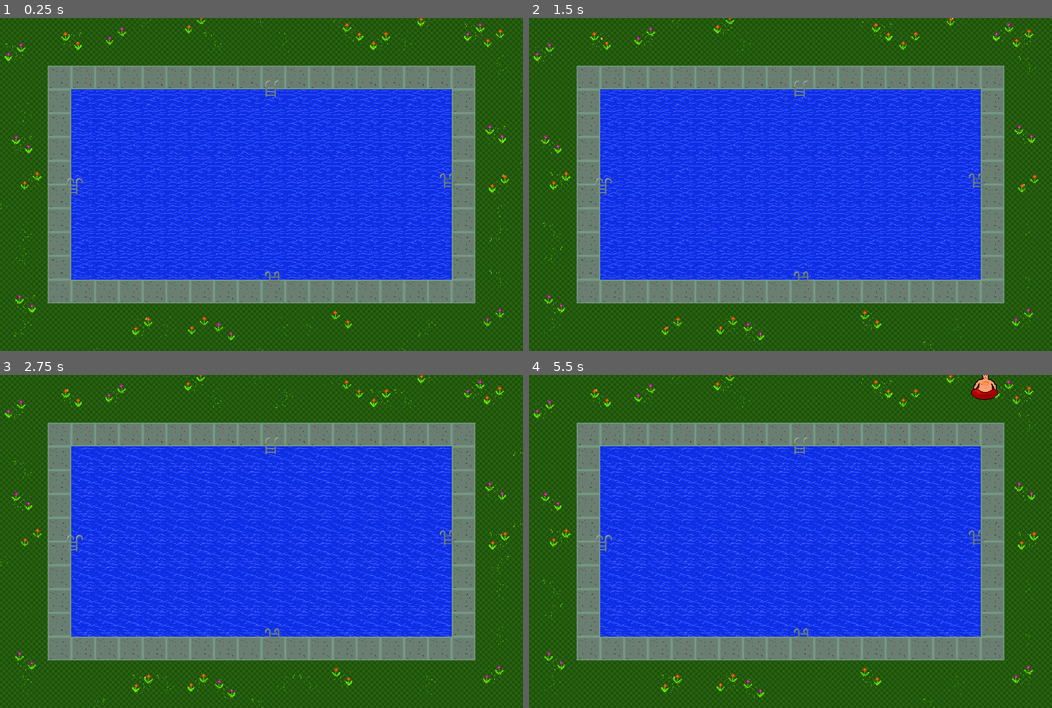
Above: before the commit, frames 1-4 (two rows, left to right).
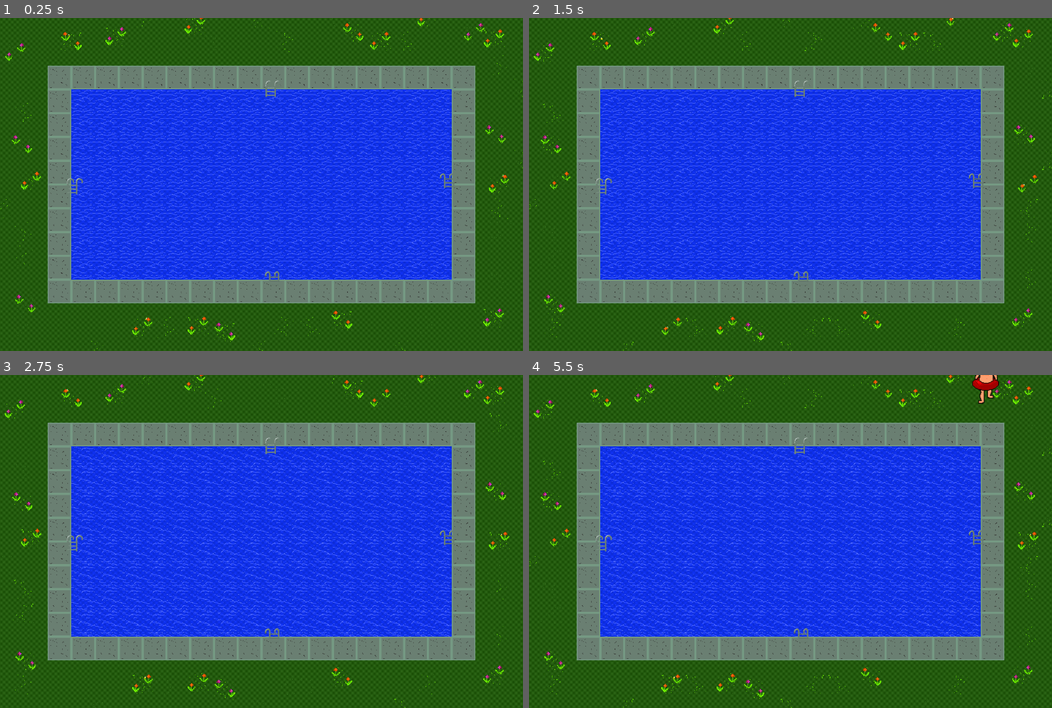
Above: after the commit, the same moments.

Repository: Plukers/ldjam42
Game: Godot game, scene res://Game.tscn
Same seed, same stepped clock (60 frames per second), same inputs: the game is played once before the commit and once after it.
Inputs (mouse positions are in pixels of both pictures, inside the frame that each line leads up to):
- Up to frame 1 (0.25 s): no input
- Up to frame 2 (1.5 s): move the mouse to (905, 167) at 0.52 s; press the mouse at (905, 167) at 0.53 s; tap Enter at 1.25 s; move the mouse to (685, 201) at 1.27 s; release the mouse at (685, 201) at 1.28 s; click (685, 201) at 1.35 s
- Up to frame 3 (2.75 s): move the mouse to (313, 468) at 2.02 s; press the mouse at (313, 468) at 2.03 s
- Up to frame 4 (5.5 s): tap Space at 2.75 s; move the mouse to (764, 608) at 2.77 s; release the mouse at (764, 608) at 2.78 s; click (764, 608) at 2.85 s; move the mouse to (947, 591) at 3.52 s; press the mouse at (947, 591) at 3.53 s; tap Enter at 4.25 s; move the mouse to (633, 491) at 4.27 s; release the mouse at (633, 491) at 4.28 s; click (633, 491) at 4.35 s; move the mouse to (816, 541) at 5.02 s; press the mouse at (816, 541) at 5.03 s

The runs differ from the first frame. In frame 1, 0.6% of the frame differs, in the area x 0-100%, y 0-100%; in frame 2, 0.6%; in frame 3, 0.6%; in frame 4, 0.9%.

Commit message:
add correct behaviour of swimmer if crying and dead

Diff:
--- a/Pool/Pool.tscn
+++ b/Pool/Pool.tscn
@@ -21,7 +21,7 @@
 [sub_resource type="RectangleShape2D" id=3]
 
 custom_solver_bias = 0.0
-extents = Vector2( 496, 240 )
+extents = Vector2( 496, 234.65 )
 
 [node name="Pool" type="Node2D"]
 
@@ -60,84 +60,82 @@
 
 [node name="Flowers" parent="Art/Flowers" index="0" instance=ExtResource( 2 )]
 
-frame = 1
-
 [node name="Flowers2" parent="Art/Flowers" index="1" instance=ExtResource( 2 )]
 
 position = Vector2( 1334.04, 314.673 )
-frame = 1
 flip_h = true
 
 [node name="Flowers3" parent="Art/Flowers" index="2" instance=ExtResource( 2 )]
 
 position = Vector2( 59.4024, 341.938 )
-frame = 1
 flip_h = true
 
 [node name="Flowers4" parent="Art/Flowers" index="3" instance=ExtResource( 2 )]
 
 position = Vector2( 1277.23, 39.7519 )
-frame = 1
 
 [node name="Flowers5" parent="Art/Flowers" index="4" instance=ExtResource( 2 )]
 
 position = Vector2( 68.4907, 771.36 )
-frame = 1
 flip_h = true
 
 [node name="Flowers6" parent="Art/Flowers" index="5" instance=ExtResource( 2 )]
 
 position = Vector2( 604.7, 846.338 )
+frame = 1
 flip_h = true
 
 [node name="Flowers7" parent="Art/Flowers" index="6" instance=ExtResource( 2 )]
 
 position = Vector2( 1329.49, 807.713 )
+frame = 1
 
 [node name="Flowers8" parent="Art/Flowers" index="7" instance=ExtResource( 2 )]
 
 position = Vector2( 311.603, 51.1123 )
+frame = 1
 
 [node name="Flowers9" parent="Art/Flowers" index="8" instance=ExtResource( 3 )]
 
 position = Vector2( 524.57, 20.4356 )
-frame = 3
+frame = 1
 _sections_unfolded = [ "Transform" ]
 
 [node name="Flowers10" parent="Art/Flowers" index="9" instance=ExtResource( 3 )]
 
 position = Vector2( 1329.6, 57.1796 )
-frame = 3
+frame = 1
 _sections_unfolded = [ "Transform" ]
 
 [node name="Flowers11" parent="Art/Flowers" index="10" instance=ExtResource( 3 )]
 
 position = Vector2( 920.403, 813.772 )
-frame = 3
+frame = 1
 flip_h = true
 _sections_unfolded = [ "Transform" ]
 
 [node name="Flowers12" parent="Art/Flowers" index="11" instance=ExtResource( 3 )]
 
 position = Vector2( 532.921, 830.474 )
-frame = 3
+frame = 1
 _sections_unfolded = [ "Transform" ]
 
 [node name="Flowers13" parent="Art/Flowers" index="12" instance=ExtResource( 3 )]
 
 position = Vector2( 83.6417, 439.651 )
+frame = 0
 _sections_unfolded = [ "Transform" ]
 
 [node name="Flowers14" parent="Art/Flowers" index="13" instance=ExtResource( 3 )]
 
 position = Vector2( 950.467, 40.4778 )
+frame = 0
 flip_h = true
 _sections_unfolded = [ "Transform" ]
 
 [node name="Flowers15" parent="Art/Flowers" index="14" instance=ExtResource( 3 )]
 
 position = Vector2( 1024, 64 )
-frame = 0
 _sections_unfolded = [ "Transform" ]
 
 [node name="Flowers16" parent="Art/Flowers" index="15" instance=ExtResource( 4 )]
@@ -181,152 +179,144 @@
 [node name="Meadow" parent="Art/Meadow" index="0" instance=ExtResource( 6 )]
 
 position = Vector2( 384, 0 )
+frame = 0
 _sections_unfolded = [ "Transform" ]
 
 [node name="Meadow2" parent="Art/Meadow" index="1" instance=ExtResource( 6 )]
 
 position = Vector2( 576, 64 )
-frame = 1
+frame = 3
 _sections_unfolded = [ "Transform" ]
 
 [node name="Meadow23" parent="Art/Meadow" index="2" instance=ExtResource( 6 )]
 
 position = Vector2( 704, 0 )
-frame = 0
 flip_h = true
 _sections_unfolded = [ "Transform" ]
 
 [node name="Meadow24" parent="Art/Meadow" index="3" instance=ExtResource( 6 )]
 
 position = Vector2( 768, 64 )
-frame = 0
 flip_v = true
 _sections_unfolded = [ "Transform" ]
 
 [node name="Meadow3" parent="Art/Meadow" index="4" instance=ExtResource( 6 )]
 
 position = Vector2( 896, 0 )
-frame = 1
+frame = 3
 _sections_unfolded = [ "Transform" ]
 
 [node name="Meadow4" parent="Art/Meadow" index="5" instance=ExtResource( 6 )]
 
 position = Vector2( 1088, 64 )
-frame = 0
 _sections_unfolded = [ "Transform" ]
 
 [node name="Meadow5" parent="Art/Meadow" index="6" instance=ExtResource( 6 )]
 
 position = Vector2( 64, 256 )
-frame = 0
 _sections_unfolded = [ "Transform" ]
 
 [node name="Meadow6" parent="Art/Meadow" index="7" instance=ExtResource( 6 )]
 
 position = Vector2( 0, 512 )
-frame = 0
 flip_v = true
 _sections_unfolded = [ "Transform" ]
 
 [node name="Meadow7" parent="Art/Meadow" index="8" instance=ExtResource( 6 )]
 
 position = Vector2( 64, 576 )
+frame = 0
 _sections_unfolded = [ "Transform" ]
 
 [node name="Meadow8" parent="Art/Meadow" index="9" instance=ExtResource( 6 )]
 
 position = Vector2( 64, 640 )
+frame = 0
 flip_h = true
 _sections_unfolded = [ "Transform" ]
 
 [node name="Meadow9" parent="Art/Meadow" index="10" instance=ExtResource( 6 )]
 
 position = Vector2( 64, 832 )
-frame = 1
+frame = 3
 flip_v = true
 _sections_unfolded = [ "Transform" ]
 
 [node name="Meadow10" parent="Art/Meadow" index="11" instance=ExtResource( 6 )]
 
 position = Vector2( 256, 896 )
-frame = 0
 flip_h = true
 _sections_unfolded = [ "Transform" ]
 
 [node name="Meadow11" parent="Art/Meadow" index="12" instance=ExtResource( 6 )]
 
 position = Vector2( 448, 832 )
-frame = 0
 _sections_unfolded = [ "Transform" ]
 
 [node name="Meadow12" parent="Art/Meadow" index="13" instance=ExtResource( 6 )]
 
 position = Vector2( 704, 896 )
-frame = 0
 _sections_unfolded = [ "Transform" ]
 
 [node name="Meadow13" parent="Art/Meadow" index="14" instance=ExtResource( 6 )]
 
 position = Vector2( 768, 832 )
-frame = 0
 flip_h = true
 _sections_unfolded = [ "Transform" ]
 
 [node name="Meadow14" parent="Art/Meadow" index="15" instance=ExtResource( 6 )]
 
 position = Vector2( 832, 832 )
-frame = 0
 _sections_unfolded = [ "Transform" ]
 
 [node name="Meadow15" parent="Art/Meadow" index="16" instance=ExtResource( 6 )]
 
 position = Vector2( 1088, 896 )
+frame = 0
 _sections_unfolded = [ "Transform" ]
 
 [node name="Meadow16" parent="Art/Meadow" index="17" instance=ExtResource( 6 )]
 
 position = Vector2( 1152, 832 )
-frame = 1
+frame = 3
 flip_v = true
 _sections_unfolded = [ "Transform" ]
 
 [node name="Meadow17" parent="Art/Meadow" index="18" instance=ExtResource( 6 )]
 
 position = Vector2( 1344, 704 )
-frame = 1
+frame = 3
 _sections_unfolded = [ "Transform" ]
 
 [node name="Meadow18" parent="Art/Meadow" index="19" instance=ExtResource( 6 )]
 
 position = Vector2( 1344, 576 )
-frame = 1
+frame = 3
 flip_v = true
 _sections_unfolded = [ "Transform" ]
 
 [node name="Meadow19" parent="Art/Meadow" index="20" instance=ExtResource( 6 )]
 
 position = Vector2( 1344, 512 )
-frame = 0
 flip_h = true
 _sections_unfolded = [ "Transform" ]
 
 [node name="Meadow20" parent="Art/Meadow" index="21" instance=ExtResource( 6 )]
 
 position = Vector2( 1408, 384 )
-frame = 0
 flip_v = true
 _sections_unfolded = [ "Transform" ]
 
 [node name="Meadow21" parent="Art/Meadow" index="22" instance=ExtResource( 6 )]
 
 position = Vector2( 1408, 192 )
-frame = 0
 flip_v = true
 _sections_unfolded = [ "Transform" ]
 
 [node name="Meadow22" parent="Art/Meadow" index="23" instance=ExtResource( 6 )]
 
 position = Vector2( 1344, 128 )
+frame = 0
 _sections_unfolded = [ "Transform" ]
 
 [node name="PoolBorder" type="StaticBody2D" parent="." index="1"]
@@ -380,7 +370,7 @@
 
 [node name="CollisionShape2D" type="CollisionShape2D" parent="WaterArea" index="0"]
 
-position = Vector2( 704, 443.05 )
+position = Vector2( 704, 440.05 )
 shape = SubResource( 3 )
 
 [node name="Ladder1" parent="." index="3" instance=ExtResource( 7 )]
--- a/Swimmer/Swimmer.gd
+++ b/Swimmer/Swimmer.gd
@@ -15,7 +15,7 @@
 var selected = false
 var walk_target = Vector2()
 var initial_force = Vector2()
-var thread_level = 0
+var threat_level = 0
 
 func _ready():
 	$Area2D.connect("input_event", self, "_on_input_event")
@@ -30,12 +30,14 @@
 
 func goto_water():
 	_set_state(State.GOTO_WATER)
+	$AnimatedSprite.set_animation("run")
 
 func leave_water():
 	_set_state(State.LEAVE_WATER)
 	$Move.interpolate_property(self, "position", self.position, walk_target, 3.0, Tween.TRANS_LINEAR, Tween.EASE_IN)
 	$Move.start()
 	$AnimatedSprite.set_animation("run")
+
 
 
 func _on_input_event(viewport, event, shape_idx):
@@ -48,18 +50,23 @@
 		$Move.stop_all()
 		apply_impulse(Vector2(), initial_force)
 		_set_state(State.IN_WATER)
+		$AnimatedSprite.set_animation("swim")
 
 func _on_tween_ended(object, key):
 	print(self, "is freed")
 	self.queue_free()
 
 func _on_time_out():
-	if(thread_level == 0):
-		$AnimatedSprite.set_animation("help")
-		thread_level += 1
-	elif(thread_level == 1):
+	if(threat_level == 0):
+		$AnimatedSprite.set_animation("help_1")
+		threat_level += 1
+		self.set_collision_layer_bit(Constants.SWIMMER_WANTS_OUT, true)
+	elif(threat_level == 1):
+		$AnimatedSprite.set_animation("help_2")
+		threat_level += 1
+	elif(threat_level == 2):
 		$AnimatedSprite.set_animation("dead")
-		thread_level = -1
+		threat_level = -1
 
 func _set_state(new_state):
 	match new_state:
--- a/Swimmer/Swimmer.tscn
+++ b/Swimmer/Swimmer.tscn
@@ -9,14 +9,14 @@
 [ext_resource path="res://Assets/Swimmer/dead/sprite_MenschTOT1.png" type="Texture" id=7]
 [ext_resource path="res://Assets/Swimmer/dead/sprite_MenschTOT2.png" type="Texture" id=8]
 [ext_resource path="res://Assets/Swimmer/dead/sprite_MenschTOT3.png" type="Texture" id=9]
-[ext_resource path="res://Assets/Swimmer/run/sprite_MenschGehend0.png" type="Texture" id=10]
-[ext_resource path="res://Assets/Swimmer/run/sprite_MenschGehend1.png" type="Texture" id=11]
-[ext_resource path="res://Assets/Swimmer/run/sprite_MenschGehend2.png" type="Texture" id=12]
-[ext_resource path="res://Assets/Swimmer/run/sprite_MenschGehend3.png" type="Texture" id=13]
-[ext_resource path="res://Assets/Swimmer/help/sprite_MenschUnterGehend0.png" type="Texture" id=14]
-[ext_resource path="res://Assets/Swimmer/help/sprite_MenschUnterGehend1.png" type="Texture" id=15]
-[ext_resource path="res://Assets/Swimmer/help/sprite_MenschUnterGehend2.png" type="Texture" id=16]
-[ext_resource path="res://Assets/Swimmer/help/sprite_MenschUnterGehend3.png" type="Texture" id=17]
+[ext_resource path="res://Assets/Swimmer/help/sprite_MenschUnterGehend0.png" type="Texture" id=10]
+[ext_resource path="res://Assets/Swimmer/help/sprite_MenschUnterGehend1.png" type="Texture" id=11]
+[ext_resource path="res://Assets/Swimmer/help/sprite_MenschUnterGehend2.png" type="Texture" id=12]
+[ext_resource path="res://Assets/Swimmer/help/sprite_MenschUnterGehend3.png" type="Texture" id=13]
+[ext_resource path="res://Assets/Swimmer/run/sprite_MenschGehend0.png" type="Texture" id=14]
+[ext_resource path="res://Assets/Swimmer/run/sprite_MenschGehend1.png" type="Texture" id=15]
+[ext_resource path="res://Assets/Swimmer/run/sprite_MenschGehend2.png" type="Texture" id=16]
+[ext_resource path="res://Assets/Swimmer/run/sprite_MenschGehend3.png" type="Texture" id=17]
 [ext_resource path="res://Swimmer/ForceArrow.tscn" type="PackedScene" id=18]
 
 [sub_resource type="SpriteFrames" id=1]
@@ -30,16 +30,21 @@
 "frames": [ ExtResource( 6 ), ExtResource( 7 ), ExtResource( 8 ), ExtResource( 9 ) ],
 "loop": true,
 "name": "dead",
-"speed": 5.0
+"speed": 2.0
 }, {
 "frames": [ ExtResource( 10 ), ExtResource( 11 ), ExtResource( 12 ), ExtResource( 13 ) ],
 "loop": true,
-"name": "run",
+"name": "help_2",
 "speed": 5.0
 }, {
 "frames": [ ExtResource( 14 ), ExtResource( 15 ), ExtResource( 16 ), ExtResource( 17 ) ],
 "loop": true,
-"name": "help",
+"name": "run",
+"speed": 4.0
+}, {
+"frames": [ ExtResource( 10 ), ExtResource( 11 ), ExtResource( 12 ), ExtResource( 13 ) ],
+"loop": true,
+"name": "help_1",
 "speed": 2.0
 } ]
 
@@ -52,13 +57,13 @@
 [sub_resource type="RectangleShape2D" id=3]
 
 custom_solver_bias = 0.0
-extents = Vector2( 22.1134, 25.4496 )
+extents = Vector2( 22.1134, 29.6835 )
 
 [node name="Swimmer" type="RigidBody2D" index="0"]
 
 z_index = 1
 input_pickable = false
-collision_layer = 5120
+collision_layer = 1024
 collision_mask = 0
 mode = 2
 mass = 1.0
@@ -82,11 +87,11 @@
 
 [node name="AnimatedSprite" type="AnimatedSprite" parent="." index="0"]
 
-position = Vector2( 2.83633, -23.6391 )
+position = Vector2( 2.83633, -23.8711 )
 scale = Vector2( 1.85669, 1.74025 )
 frames = SubResource( 1 )
 animation = "swim"
-frame = 2
+frame = 1
 playing = true
 
 [node name="CollisionShape2D" type="CollisionShape2D" parent="." index="1"]
@@ -114,7 +119,7 @@
 
 [node name="CollisionShape2D" type="CollisionShape2D" parent="Area2D" index="0"]
 
-position = Vector2( 1.20053, -4.75649 )
+position = Vector2( 1.20053, -7.75649 )
 shape = SubResource( 3 )
 
 [node name="ForceArrow" parent="." index="3" instance=ExtResource( 18 )]
